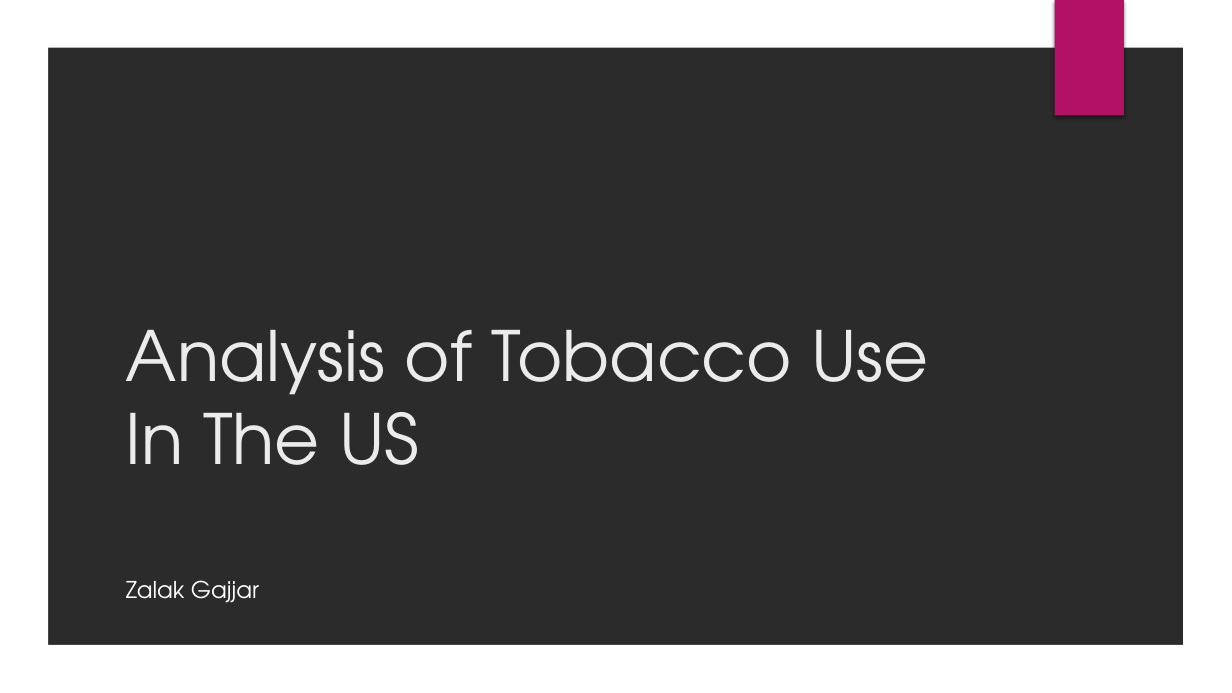
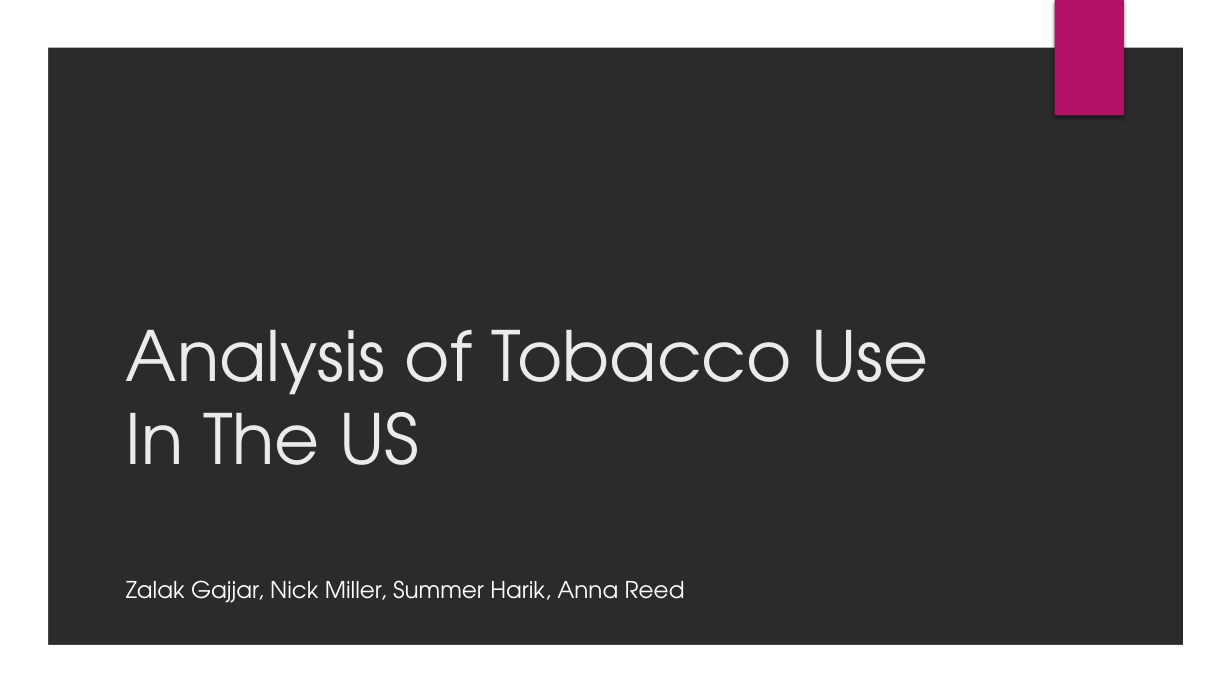
Before and after one commit to nickmille96/Project-1, a slide deck: slide 1 of Analysis of Tobacco Use Pres.pptx. Drawn at 1232x693 pixels with LibreOffice and Linux fonts; fonts in the diff are those of the drawing; background and template pictures are left out; a plain dark background stands for a picture behind light text. Boxes give left, top, right and bottom in pixels: in the first picture for what was removed or moved away, otherwise in the second. Text is boxed around its words. In the diff, an @@ line names an element or a change of style, - is before the commit and + after.

```diff
--- a/Analysis of Tobacco Use Pres.pptx
+++ b/Analysis of Tobacco Use Pres.pptx
@@ text at (126,580,685,603): text changed @@
-Zalak Gajjar
+Zalak Gajjar, Nick Miller, Summer Harik, Anna Reed
```
Also in this commit, not shown: 2 other slides changed, 1 slide added.
